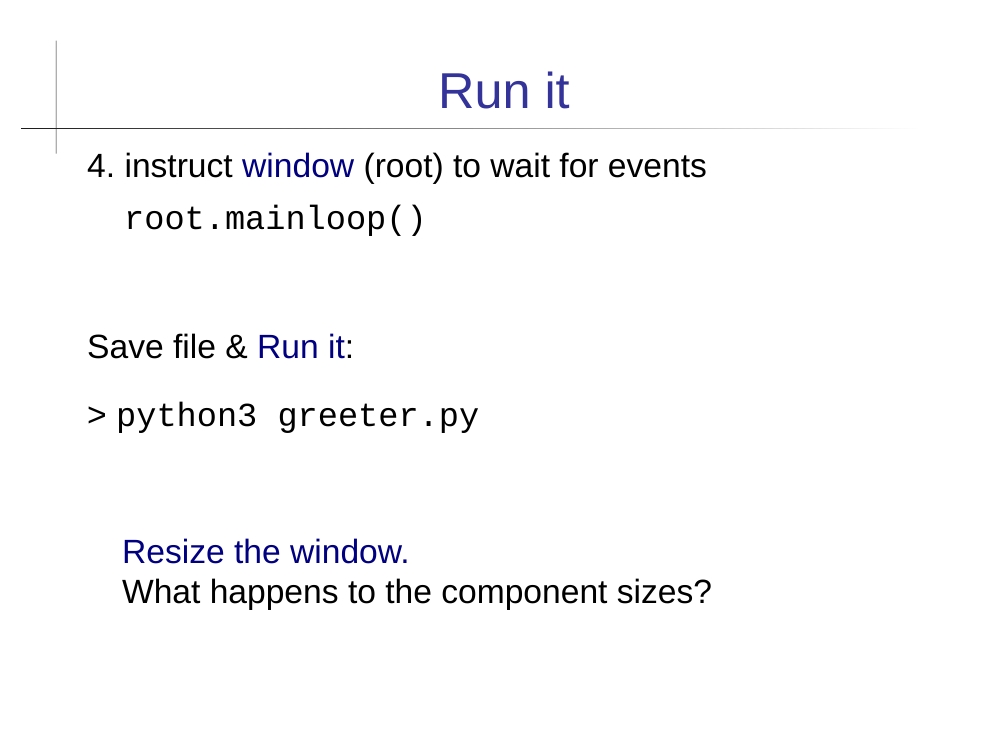
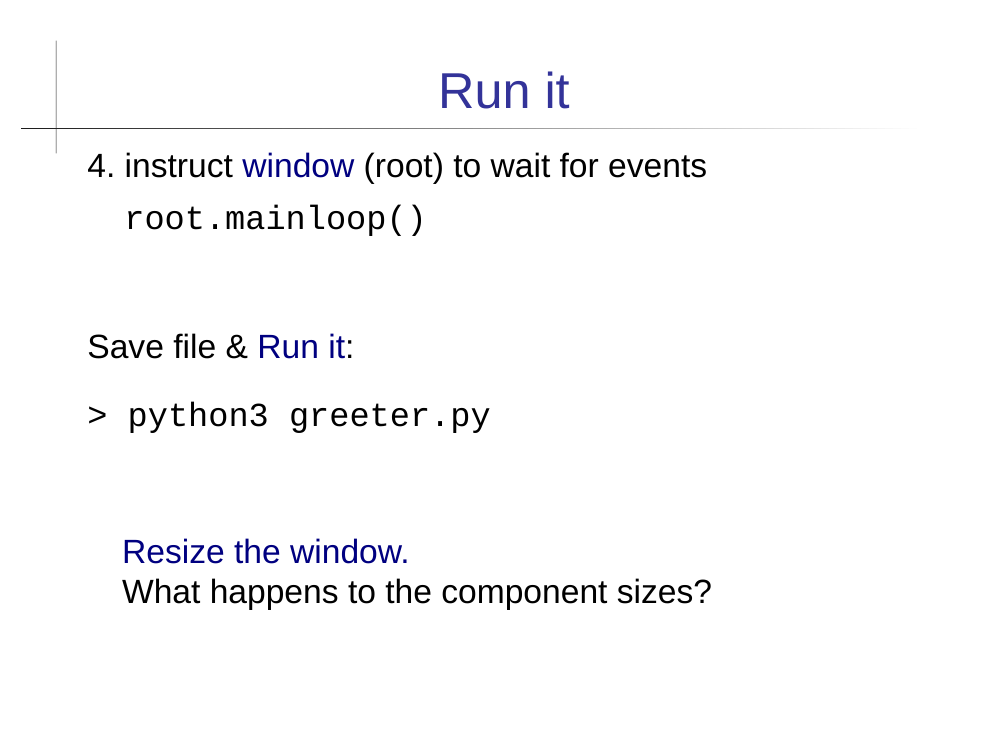
Before and after one commit to cpske/Prog2, a slide deck: slide 7 of graphics/graphics-intro.ppt. Drawn at 1008x756 pixels with LibreOffice and Linux fonts; fonts in the diff are those of the drawing. Boxes give left, top, right and bottom in pixels: in the first picture for what was removed or moved away, otherwise in the second. Text is boxed around its words. In the diff, an @@ line names an element or a change of style, - is before the commit and + after.

```diff
--- a/graphics/graphics-intro.ppt
+++ b/graphics/graphics-intro.ppt
@@ text at [87,152,707,433]: font Arial to Courier New in ">"; indent changed @@
```
Also in this commit, not shown: 14 other slides changed, 1 other file.
